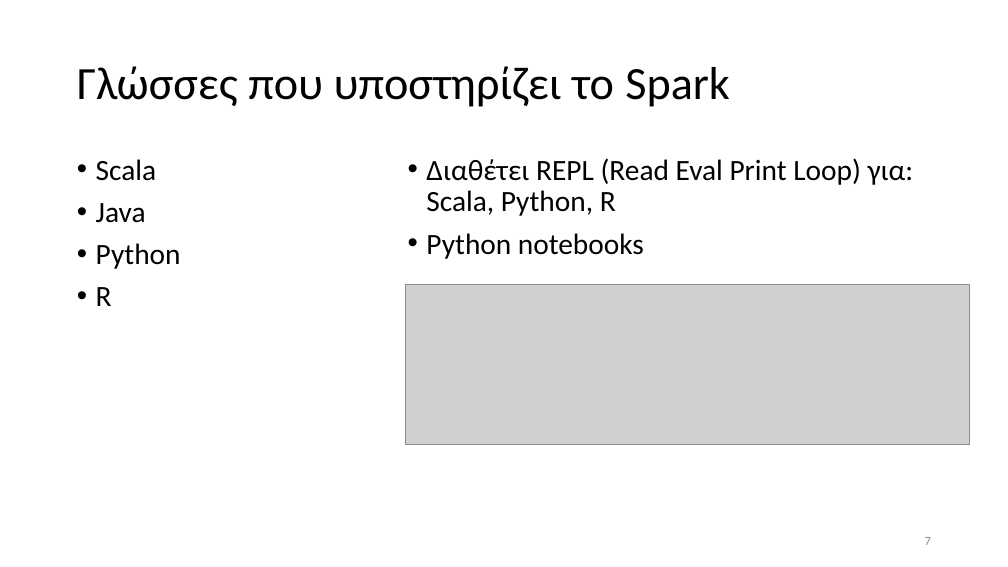
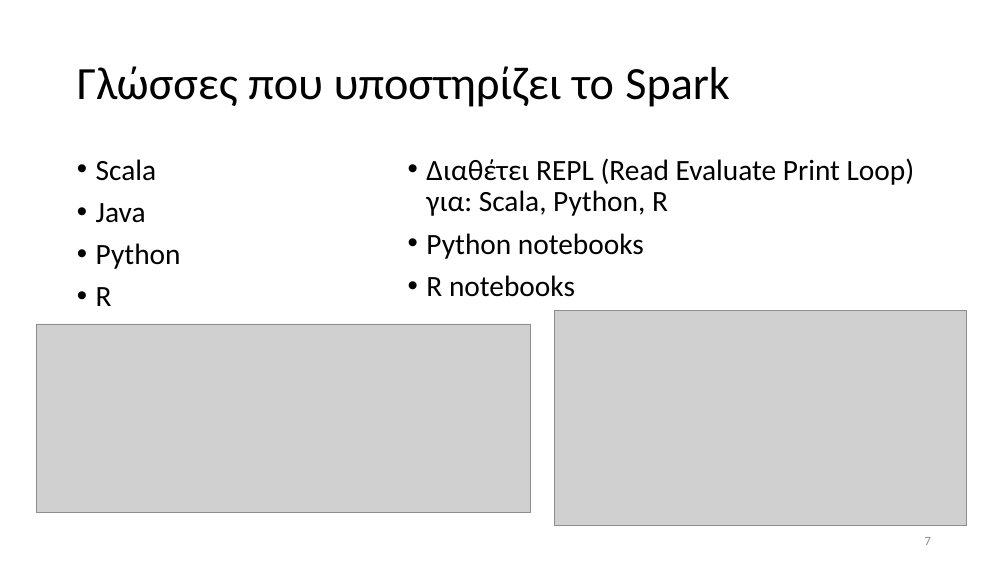
Before and after one commit to chgogos/big_data, a slide deck: slide 7 of 04. Apache Spark.pptx. Drawn at 1008x567 pixels with LibreOffice and Linux fonts; fonts in the diff are those of the drawing; grey boxes stand for pictures. Boxes give left, top, right and bottom in pixels: in the first picture for what was removed or moved away, otherwise in the second. Text is boxed around its words. In the diff, an @@ line names an element or a change of style, - is before the commit and + after.

Commit message:
spark

```diff
--- a/04. Apache Spark.pptx
+++ b/04. Apache Spark.pptx
@@ text at (x1=426, y1=158, x2=915, y2=216): text changed @@
-• Διαθέτει REPL (Read Eval Print Loop) για: Scala, Python, R
+• Διαθέτει REPL (Read Evaluate Print Loop) για: Scala, Python, R
@@ picture removed at (x1=405, y1=285, x2=969, y2=445) @@
@@ text at (x1=426, y1=275, x2=575, y2=297): paragraph added @@
+• R notebooks
@@ picture added at (x1=36, y1=324, x2=532, y2=512) @@
@@ picture added at (x1=555, y1=311, x2=966, y2=526) @@
```
Also in this commit, not shown: 6 other slides changed, 2 slides added, 2 other files.
